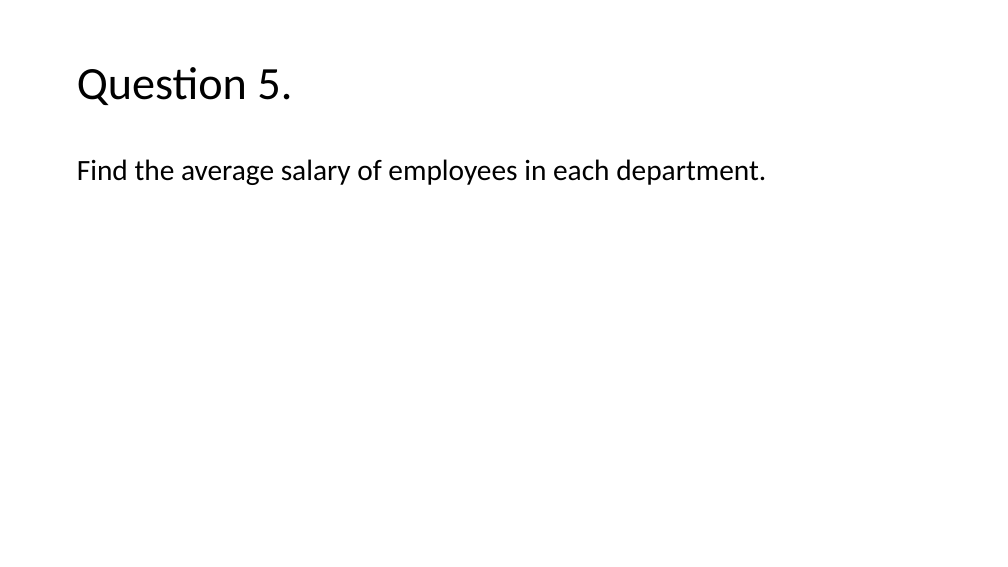
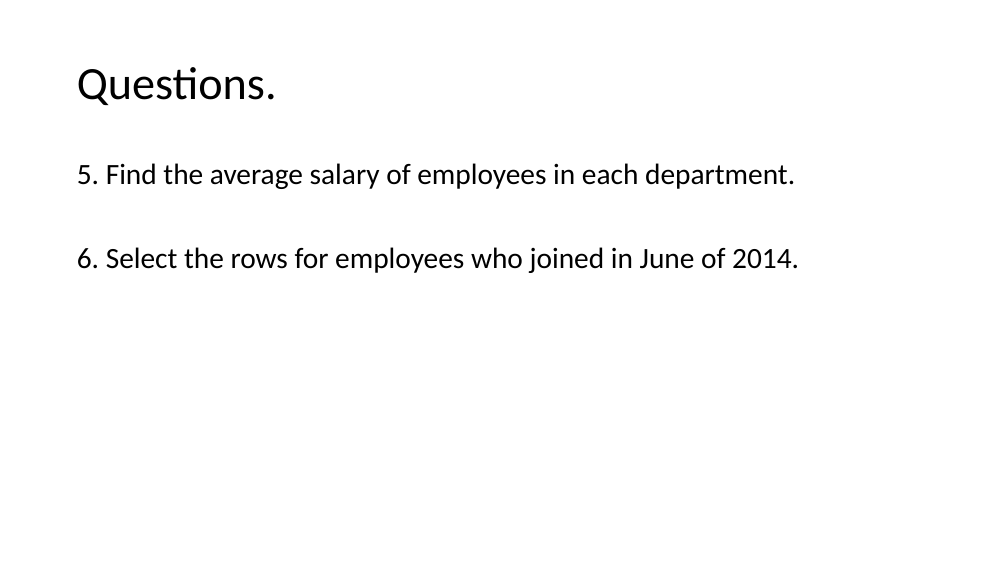
Before and after one commit to vvthakral/data-science-bootcamp, a slide deck: slide 22 of week-2-sql/sql.pptx. Drawn at 1008x567 pixels with LibreOffice and Linux fonts; fonts in the diff are those of the drawing. Boxes give left, top, right and bottom in pixels: in the first picture for what was removed or moved away, otherwise in the second. Text is boxed around its words. In the diff, an @@ line names an element or a change of style, - is before the commit and + after.

```diff
--- a/week-2-sql/sql.pptx
+++ b/week-2-sql/sql.pptx
@@ title at bbox=[77, 67, 277, 105]: text changed @@
-Question 5.
+Questions.
@@ text at bbox=[77, 163, 799, 273]: text changed @@
-Find the average salary of employees in each department.
+5. Find the average salary of employees in each department.
+6. Select the rows for employees who joined in June of 2014.
```
Also in this commit, not shown: 3 other slides changed, 1 slide removed.
